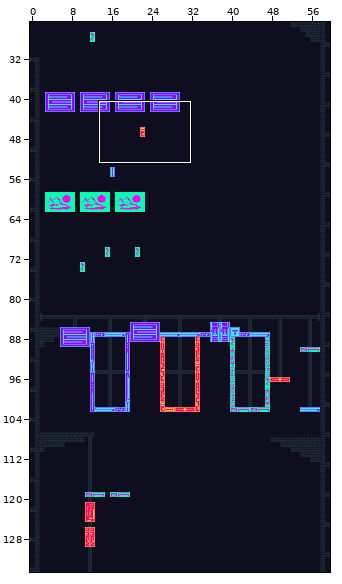
Level history. Tiled map: assets/tiles/tilemap.tmx. Above, an overview of the earlier version with the close-up marked.
Close-up. Before:
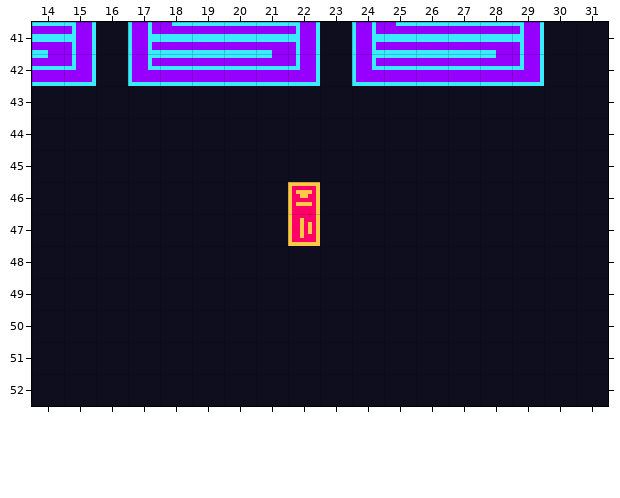
Cells are 8x8 px. Shown: x 14..31, y 41..52. The commit also changed other parts of the map, which this record leaves out.
And afterwards:
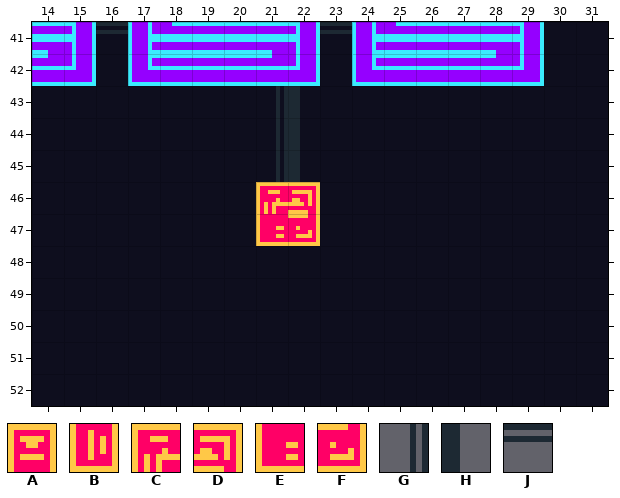
Key: from "tileset": A 0, B 64, C 260, D 261, E 324, F 325, G 2086, H 2087, J 2718.
_ is an empty cell.
The edit:
Layer "Off":
The author put tile G in rows 43 to 45 at x 21.
The author put tile H in rows 43 to 45 at x 22.
The author put tile J in row 41 at x 16 and 23.
Layer "Sunset":
The author put tile C in row 46 at x 21.
Tile A becomes tile D in row 46 at x 22.
The author put tile E in row 47 at x 21.
Tile B becomes tile F in row 47 at x 22.
